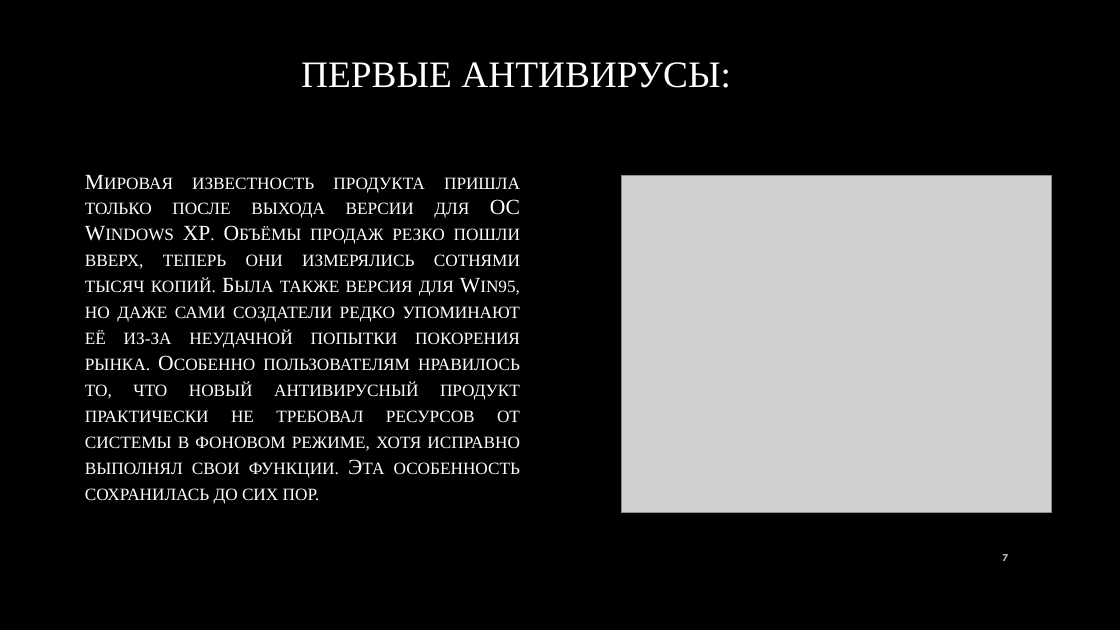
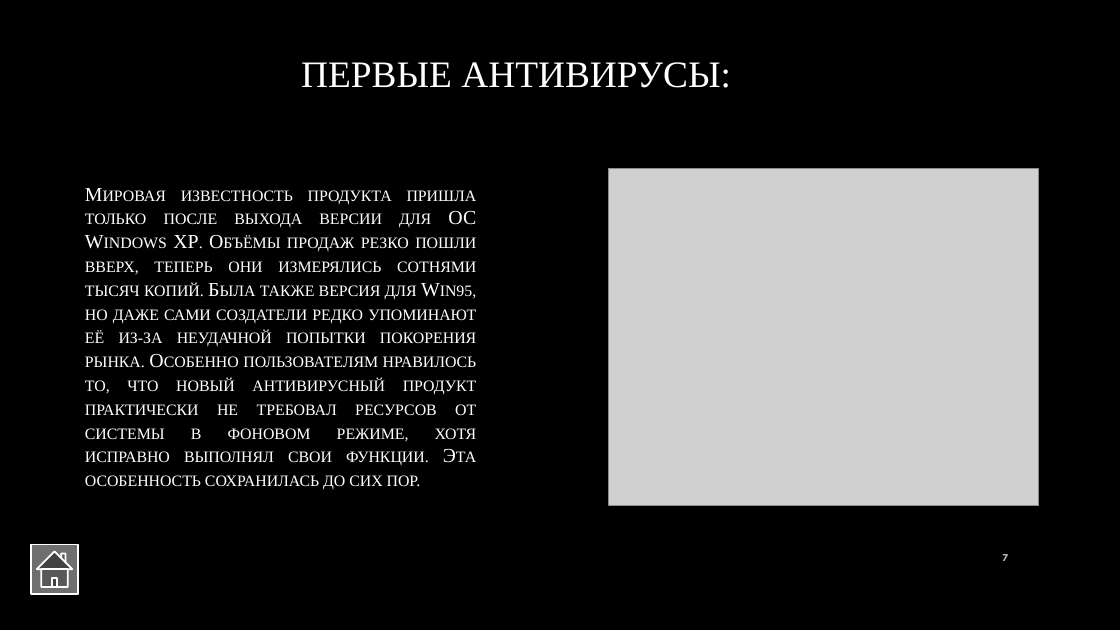
Before and after one commit to DavidovEcaterina/Referat_IG, a slide deck: slide 7 of presentationIG.pptx. Drawn at 1120x630 pixels with LibreOffice and Linux fonts; fonts in the diff are those of the drawing; grey boxes stand for pictures; background and template pictures are left out. Boxes give left, top, right and bottom in pixels: in the first picture for what was removed or moved away, otherwise in the second. Text is boxed around its words. In the diff, an @@ line names an element or a change of style, - is before the commit and + after.

```diff
--- a/presentationIG.pptx
+++ b/presentationIG.pptx
@@ text "Мировая известность продукта пришла только ..." at (85, 190, 477, 490): size 18.5 to 17 pt @@
@@ picture: place and size @@
-picture at (622, 176, 1052, 513)
+picture at (609, 168, 1039, 505)
@@ action button home added at (31, 544, 78, 594), fill #6F6F6F, outline #FFFFFF 1.5 pt @@
```
Also in this commit, not shown: 13 other slides changed, 1 slide added, 3 other files.
